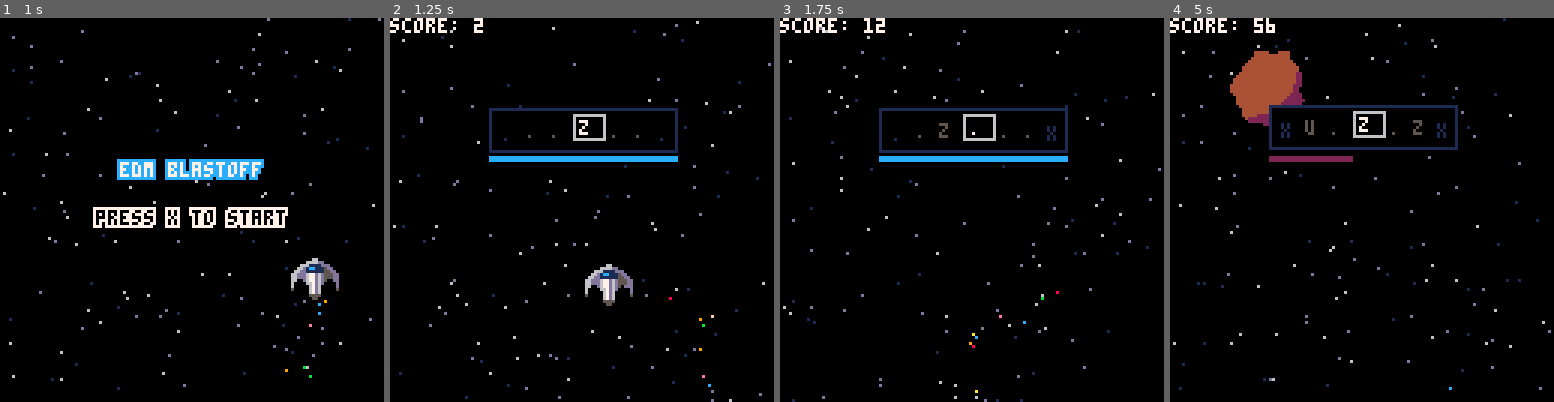
Above: before the commit, frames 1-4 (left to right).
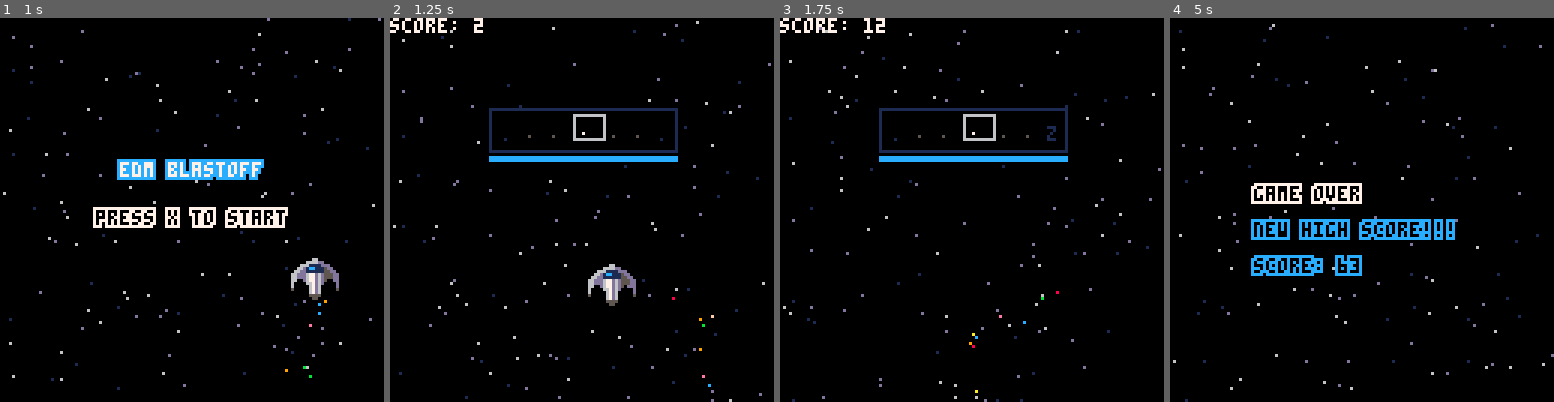
Above: after the commit, the same moments.

Repository: ryanford/EDM-Blastoff
Game: PICO-8 cartridge rhythm-game.p8
Same seed, same stepped clock (60 frames per second), same inputs: the game is played once before the commit and once after it.
Inputs:
- Up to frame 1 (1 s): tap X (X key) at 0.33 s; tap O (Z key) at 0.7 s
- Up to frame 2 (1.25 s): tap X (X key) at 1.07 s
- Up to frame 3 (1.75 s): hold Right from 1.6 s (still down); tap O (Z key) at 1.7 s
- Up to frame 4 (5 s): tap X (X key) at 1.85, 2.97, 4.08 s; release Right at 2.1 s; tap O (Z key) every 0.4 s from 2.1 to 4.9 s; hold Up 2.15-2.42 s; hold Right 2.47-3.03 s; hold Left 3.08-3.58 s; hold Right 4.02-4.68 s; hold Up from 4.73 s (still down)

Frame 1 is identical in both runs. In frame 2, 0.6% of the frame differs, in the area x 49-75%, y 26-75%; in frame 3, less than 0.1%; in frame 4, 9.7%, in the area x 0-100%, y 0-100%.

Commit message:
start off easier

Diff:
--- a/rhythm-game.p8
+++ b/rhythm-game.p8
@@ -68,9 +68,6 @@
   dt=0
   step=0
   keys = {".","z","x","u"}
-  last_pattern = {1,1,1,1,1,1,1,1}
-  pattern = {1,1,2,1,1,1,3,4}
-  next_pattern = {1,2,1,2,3,1,1,2}
   pattern_step = 0
   music_track = 0
 end
@@ -81,8 +78,13 @@
     state.draw=active_draw
     timeout=0
     p.invuln+=60
+    last_pattern = {1,1,1,1,1,1,1,1}
+    pattern = {1,1,1,1,2,1,1,1}
+    next_pattern = {3,1,1,1,4,1,1,1}
+    step = 128
   end
   update_time()
+  sync_music()
   timeout+=1/30
   update_stars(1)
   spawn_prop()
@@ -181,6 +183,10 @@
   if (btn(5) and timeout>1) _init()
   timeout+=dt
   p.invuln+=60
+    last_pattern = {1,1,1,1,1,1,1,1}
+    pattern = {1,1,1,1,2,1,1,1}
+    next_pattern = {3,1,1,1,4,1,1,1}
+    step = 128
 end
 
 function gameover_draw()
@@ -573,6 +579,9 @@
 end
 
 function generate_pattern()
+  if score < 400 then
+    return {1,1,2,1,flr(rnd(4)+1),1,2,1}
+  end
   return {1,2,1,flr(rnd(4)+1),1,flr(rnd(3)+1),2,3}
 end
 
